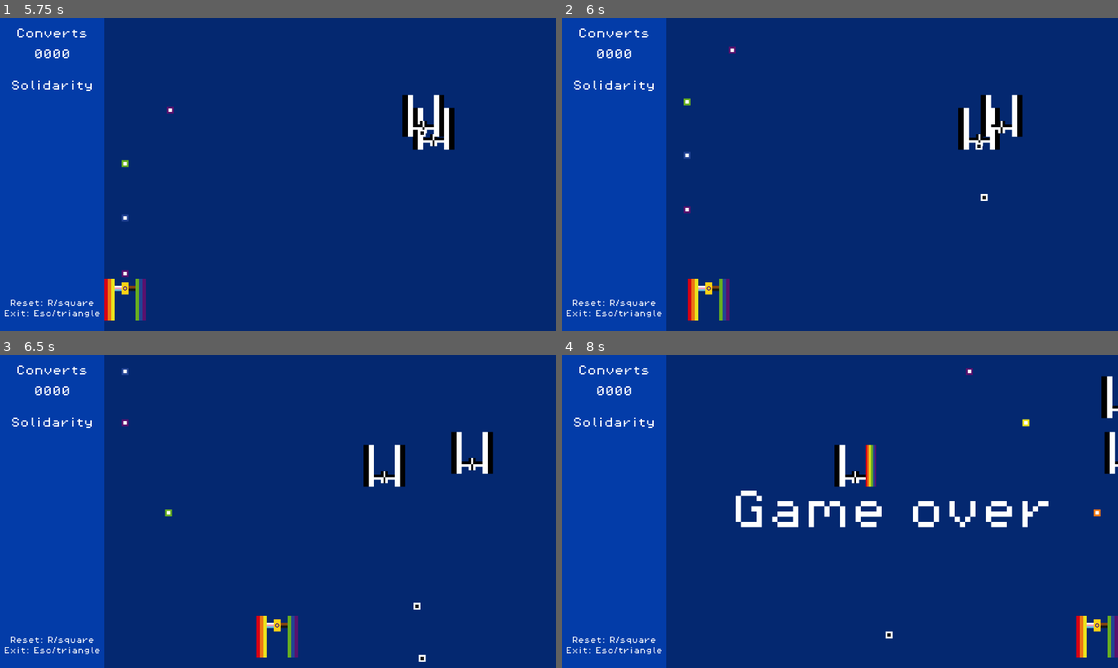
Above: before the commit, frames 1-4 (two rows, left to right).
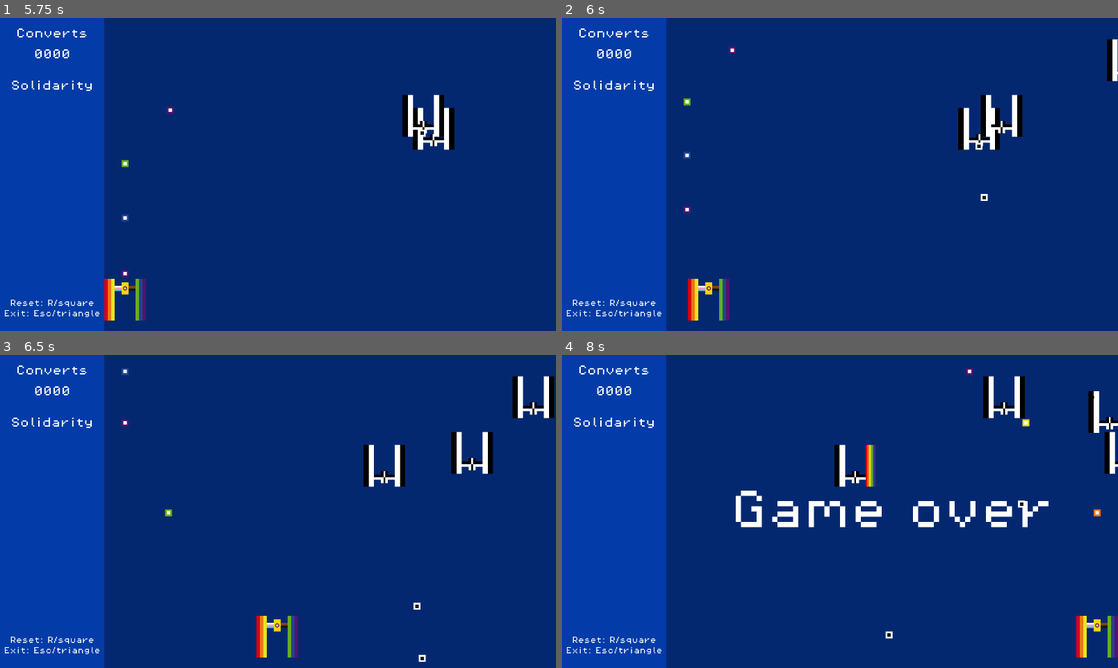
Above: after the commit, the same moments.

Repository: yndajas/qgjam-2023
Game: Godot game, scene res://scenes/menu.tscn
Same seed, same stepped clock (60 frames per second), same inputs: the game is played once before the commit and once after it.
Inputs:
- Up to frame 1 (5.75 s): tap Enter (start_game) at 0.5, 0.8, 1.35, 2.3, 2.85, 3.8, 4.35, 5.3 s; hold Right (move_right) 0.53-1.28 s; hold Space (fire) 0.53-1.28 s; hold Left (move_left) 1.28-2.03 s; tap Space (fire) at 1.55, 3.05, 4.55 s; hold Space (fire) 2.03-2.78 s; hold Right (move_right) 2.03-3.53 s; hold Space (fire) 3.53-4.28 s; hold Left (move_left) from 3.53 s (still down); hold Space (fire) from 5.03 s (still down)
- Up to frame 2 (6 s): release Left (move_left) at 5.78 s; release Space (fire) at 5.78 s; hold Right (move_right) from 5.78 s (still down); tap Enter (start_game) at 5.85 s
- Up to frame 3 (6.5 s): keep holding Right (move_right); tap Space (fire) at 6.05 s
- Up to frame 4 (8 s): keep holding Right (move_right); hold Space (fire) 6.53-7.28 s; tap Enter (start_game) at 6.8, 7.35 s; tap Space (fire) at 7.55 s

Frame 1 is identical in both runs. In frame 2, 0.3% of the frame differs, in the area x 98-100%, y 6-21%; in frame 3, 0.6%; in frame 4, 1.3%, in the area x 75-100%, y 6-49%.

Commit message:
Add difficulty levelling
Difficulty ramps up every 5 converts up to 20 times

Diff:
--- a/scripts/enemy.gd
+++ b/scripts/enemy.gd
@@ -133,7 +133,7 @@
 
 
 func start_fire_timer() -> void:
-	fire_timer.wait_time = randf_range(0.5, 2)
+	fire_timer.wait_time = randf_range(Global.chaos_bound(0.5, 0.01), Global.chaos_bound(2, 0.15))
 	fire_timer.start()
 
 
--- a/scripts/global.gd
+++ b/scripts/global.gd
@@ -1,5 +1,6 @@
 extends Node
 
+const CHAOS_LEVELS: int = 20
 const CHARACTER_GUN_OFFSET: int = 40
 const EXPECTED_BULLET_EDGE_OFFSET: int = 8
 const FLAG_SCALE: int = 4
@@ -29,4 +30,10 @@
 	)
 )
 var bullet_scene: PackedScene = preload("res://scenes/bullet.tscn")
+var chaos_level: int = 0
 var game_over: bool = false
+
+
+func chaos_bound(start_bound: float, minimum_bound: float) -> float:
+	var step: float = (start_bound - minimum_bound) / CHAOS_LEVELS
+	return start_bound - step * chaos_level
--- a/scripts/main.gd
+++ b/scripts/main.gd
@@ -1,6 +1,7 @@
 extends Node2D
 
 @export var game_over_sounds: Array[AudioStreamWAV]
+var chaos_level: int = 0
 var collected_flags: Array[int]
 var enemy_scene: PackedScene = preload("res://scenes/enemy.tscn")
 var flag_scene: PackedScene = preload("res://scenes/flag.tscn")
@@ -17,6 +18,7 @@
 
 
 func _ready() -> void:
+	Global.chaos_level = 0
 	Global.game_over = false
 	uncollected_flags.shuffle()
 	prepare_information_panel()
@@ -33,7 +35,9 @@
 
 func _on_enemy_spawn_timer_timeout() -> void:
 	spawn_enemy()
-	enemy_spawn_timer.wait_time = randf_range(2, 6)
+	enemy_spawn_timer.wait_time = randf_range(
+		Global.chaos_bound(1.5, 0.025), Global.chaos_bound(3, 0.2)
+	)
 	enemy_spawn_timer.start()
 
 
@@ -65,6 +69,10 @@
 
 func on_enemy_converted() -> void:
 	score += 1
+
+	if Global.chaos_level < 15 and score % 5 == 0:
+		Global.chaos_level += 1
+
 	if collected_flags.size() < 14:
 		collect_flag()
 	update_score_counter()
Not shown, changed: TODO.md
